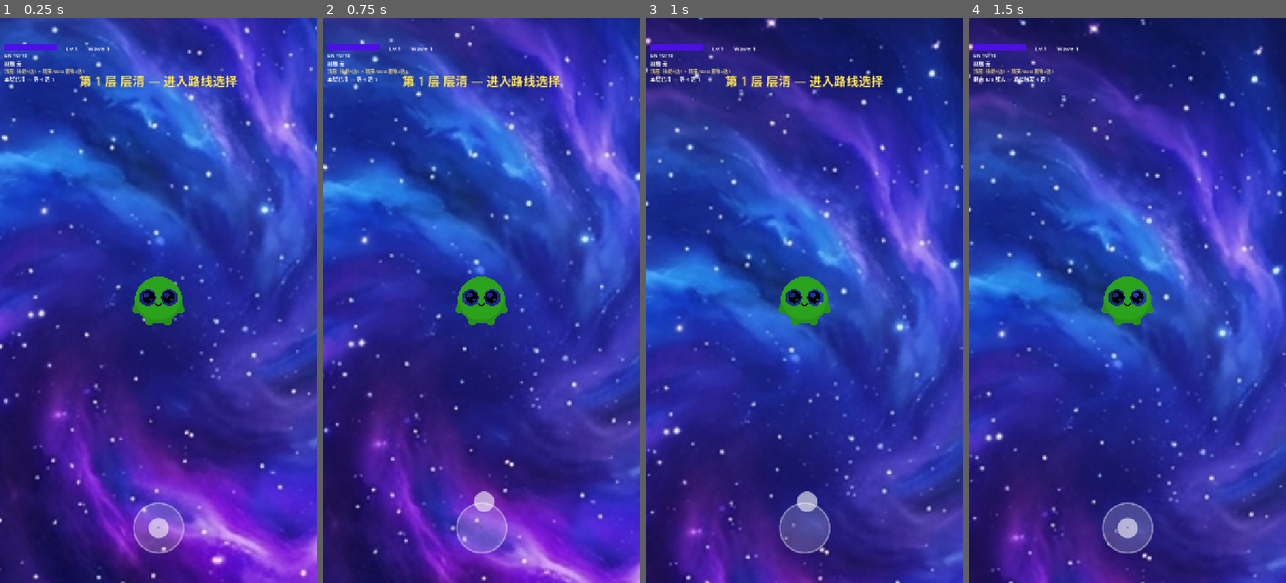
Above: before the commit, frames 1-4 (left to right).
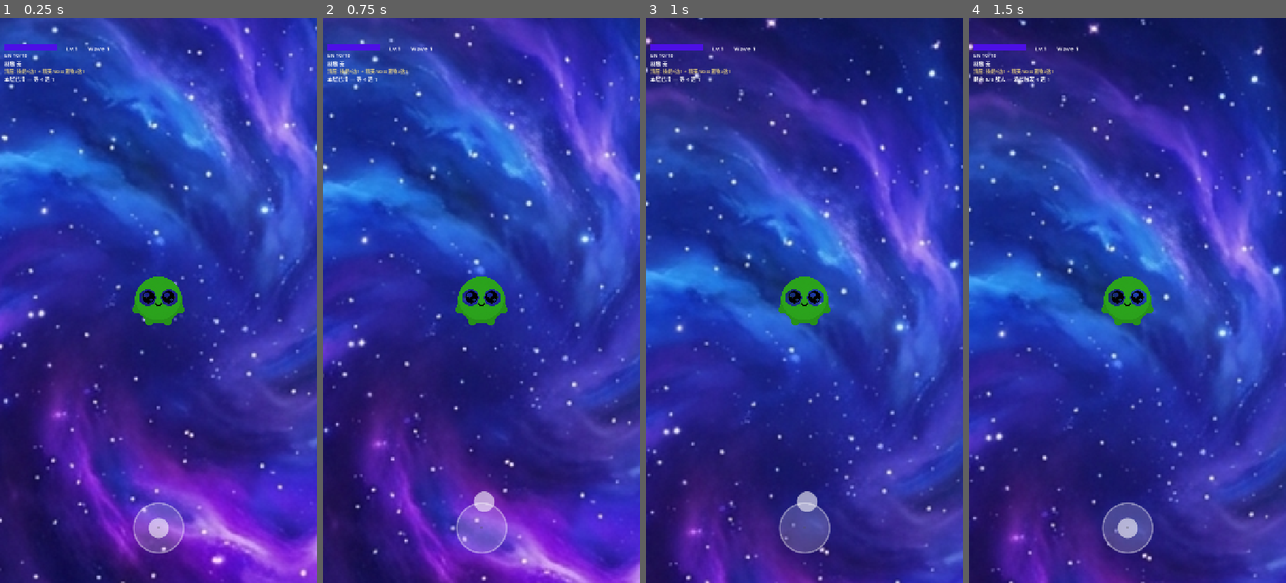
Above: after the commit, the same moments.

Repository: Gearace/DevourSurvivors
Game: Godot game, scene res://scenes/main_game.tscn
Same seed, same stepped clock (60 frames per second), same inputs: the game is played once before the commit and once after it.
Inputs (mouse positions are in pixels of both pictures, inside the frame that each line leads up to):
- Up to frame 1 (0.25 s): no input
- Up to frame 2 (0.75 s): tap Enter at 0.5 s; drag from (481, 526) to (513, 176) at 0.52 s
- Up to frame 3 (1 s): no input
- Up to frame 4 (1.5 s): drag from (1064, 328) to (1111, 413) at 1.27 s

The runs differ from the first frame. In frame 1, 0.6% of the frame differs, in the area x 25-75%, y 10-13%; in frame 2, 0.6%; in frame 3, 0.6%; in frame 4, nothing differs.

Commit message:
v1.2 清层反馈信号驱动 — wave_cleared 一次性触发, 杜绝横幅假象
- wave_spawner.gd: 新增 wave_cleared 信号 + _wave_cleared_fired 闸门, 本层全部吞噬时发一次; start_node/clear_all 复位闸门

- hud_controller.gd: 层清横幅改由 wave_cleared 驱动 (_on_wave_cleared), 移除每帧 _update_banner 轮询 (旧逻辑在剩余=0 时立即显示, 奖励链期间误报'层清'); 新增 _hide_floor_banner

Diff:
--- a/scripts/hud_controller.gd
+++ b/scripts/hud_controller.gd
@@ -134,9 +134,9 @@
 		hp_label.text = "HP: %d/%d" % [hp, max_hp]
 	# v1.2: 刷新五行材质计数
 	_refresh_materials()
-	# v1.2: 刷新本层剩余敌人 + 层清横幅
+	# v1.2: 刷新本层剩余敌人
 	_refresh_remaining()
-	_update_banner()
+
 
 ## v1.2: 本层剩余敌人 (吃怪反馈: 还差几只才触发 4 选 1)
 func _refresh_remaining() -> void:
@@ -151,29 +151,21 @@
 	var fb = load("res://scripts/floor_banner.gd")
 	_remaining_label.text = fb.remaining_hint(remaining, total)
 
-## v1.2: 层清横幅 (清层后 3s, 再弹 4 选 1)
-func _update_banner() -> void:
+## 隐藏层清横幅 (奖励链完成 → 进路线 3选1 时调用, GDD 七)
+func _hide_floor_banner() -> void:
+	if _banner:
+		_banner.visible = false
+	_banner_timer = 0.0
+
+## v1.2: 层清横幅 — 由 WaveSpawner.wave_cleared 信号驱动 (GDD 七 清层反馈 3s 窗口)
+func _on_wave_cleared(_floor: int) -> void:
 	if _banner == null:
 		return
-	# 检测刚清层 (WaveSpawner._is_generating 由 true→false 且不在决策 UI)
-	var sp = get_node_or_null("../WaveSpawner")
-	if sp == null or not sp.has_method("get_remaining_enemies"):
-		return
-	var remaining: int = sp.get_remaining_enemies()
 	var rb = load("res://scripts/floor_banner.gd")
-	if remaining <= 0 and _gm.is_playing():
-		# 层清窗口内显示横幅
-		if _banner_timer <= 0.0:
-			_banner.text = rb.cleared_banner_text(_gm.current_wave, "")
-			_banner.visible = true
-		_banner_timer += 1.0 / 60.0
-		if rb.banner_done(_banner_timer):
-			_banner.visible = false
-			_banner_timer = 0.0
-	else:
-		# 未清层或决策中, 隐藏横幅
-		_banner.visible = false
-		_banner_timer = 0.0
+	if _gm:
+		_banner.text = rb.cleared_banner_text(_gm.current_wave, "")
+	_banner.visible = true
+	_banner_timer = 0.0
 
 ## v1.2: 五行材质计数条 (金/木/水/火/土 + 品阶)
 func _refresh_materials() -> void:
--- a/scripts/main_game_controller.gd
+++ b/scripts/main_game_controller.gd
@@ -48,6 +48,9 @@
 	_wave_spawner.wave_starting.connect(_on_wave_starting)
 	_wave_spawner.wave_complete.connect(_on_wave_complete)
 	_wave_spawner.decision_needed.connect(_on_decision_needed)
+	# v1.2: 层清反馈 — 本层全部吞噬时, HUD 横幅开始 3s 窗口 (GDD 七)
+	if _wave_spawner.has_signal("wave_cleared"):
+		_wave_spawner.wave_cleared.connect(_on_wave_cleared)
 	# v1.2: 清层奖励链 (进化卡4选1 + 遗物3选1) 全部完成 → 进路线 3选1
 	var _up = get_node_or_null("UpgradePopup")
 	if _up and _up.has_signal("all_rewards_done"):
@@ -156,6 +159,12 @@
 		return
 	_route_ui.show_decision(floor, rec.options)
 
+## v1.2: 层清反馈 — HUD 横幅显示 3s 再隐藏 (GDD 七)
+func _on_wave_cleared(_floor: int) -> void:
+	var hud = get_node_or_null("HUD")
+	if hud and hud.has_method("_on_wave_cleared"):
+		hud._on_wave_cleared(_floor)
+
 func _on_route_chosen(pack: Dictionary) -> void:
 	# pack 已交给 spawner.start_node（RouteUI 内部调用）；这里仅记录
 	pass
@@ -164,3 +173,7 @@
 func _on_all_rewards_done() -> void:
 	if _wave_spawner and _wave_spawner.has_method("_request_next_decision"):
 		_wave_spawner._request_next_decision(_wave_spawner.get_current_wave())
+	# v1.2: 隐藏层清横幅 (奖励链完成 → 进路线 3选1, GDD 七)
+	var hud = get_node_or_null("HUD")
+	if hud and hud.has_method("_hide_floor_banner"):
+		hud._hide_floor_banner()
--- a/scripts/route_ui.gd
+++ b/scripts/route_ui.gd
@@ -120,6 +120,10 @@
 	if sub:
 		sub.text = _preview_next(rg, floor)
 	title_label.text = "层 %d — 选择路线" % floor
+	# v1.2: 路线 3选1 显示时隐藏残留层清横幅, 避免遮挡候选卡 (GDD 七)
+	var hud = get_node_or_null("../HUD")
+	if hud and hud.has_method("_hide_floor_banner"):
+		hud._hide_floor_banner()
 	_build_cards(options)
 	visible = true
 	# 暂停游戏
--- a/scripts/tests/test_floor_cleared_feedback.gd
+++ b/scripts/tests/test_floor_cleared_feedback.gd
@@ -56,4 +56,18 @@
 	print("wave_spawner 方法存在校验: 通过")
 
 	print("=== 测试 ", "全部通过" if all_pass else "存在失败", " ===")
+	# 测试 6: v1.2 层清反馈信号驱动 (wave_cleared 一次, HUD 横幅 3s 窗口)
+	if not sp.has_signal("wave_cleared"):
+		all_pass = false
+		push_error("wave_spawner 应暴露 wave_cleared 信号 (清层反馈驱动)")
+	else:
+		print("wave_cleared 信号存在校验: 通过")
+	# HUD 横幅接线: _on_wave_cleared 显示 + _hide_floor_banner 隐藏 (奖励链完成时)
+	var f = FileAccess.open("res://scripts/hud_controller.gd", FileAccess.READ)
+	var hud_src: String = f.get_as_text() if f else ""
+	if not hud_src.contains("func _on_wave_cleared") or not hud_src.contains("func _hide_floor_banner"):
+		all_pass = false
+		push_error("hud_controller 应有 _on_wave_cleared / _hide_floor_banner 方法")
+	else:
+		print("HUD 横幅接线校验: 通过")
 	quit(0 if all_pass else 1)
--- a/scripts/wave_spawner.gd
+++ b/scripts/wave_spawner.gd
@@ -97,6 +97,10 @@
 # ─── 信号 ─────────────────────────────────────────
 signal wave_starting(wave_number: int)
 signal wave_complete(wave_number: int)
+var _wave_cleared_fired: bool = false
+
+## v1.2: 层清反馈 (GDD 七) — 本层全部吞噬时发一次, HUD 横幅据此 3s 窗口显示
+signal wave_cleared(wave_number: int)
 signal all_waves_complete
 
 # ─── 引用 ─────────────────────────────────────────
@@ -180,6 +184,7 @@
 	var node_type: int = pack.get("node_type", 0)
 	_current_wave = floor
 	_captured_count = 0
+	_wave_cleared_fired = false
 
 	if _gm:
 		_gm.current_floor = floor
@@ -365,6 +370,10 @@
 		if _gm:
 			_gm.end_wave()
 		wave_complete.emit(_current_wave)
+		# v1.2: 层清反馈信号 (GDD 七) — 本层全部吞噬时发一次
+		if not _wave_cleared_fired:
+			_wave_cleared_fired = true
+			wave_cleared.emit(_current_wave)
 		print("[WaveSpawner] 波次 ", _current_wave, " 完成!")
 		# v1.2: 沉浸卡到期结算 (免疫卡失效 → 技能回技能空间, 材质消耗)
 		if _gm.has_method("tick_inscribed_cards"):
@@ -393,6 +402,7 @@
 	_spawn_queue.clear()
 	_is_generating = false
 	_all_spawned = true
+	_wave_cleared_fired = false
 
 ## 精英掉落结算：若本层是精英节点且已清空，roll 掉落 (GDD 7.3)
 func _grant_elite_reward_if_any() -> void:
